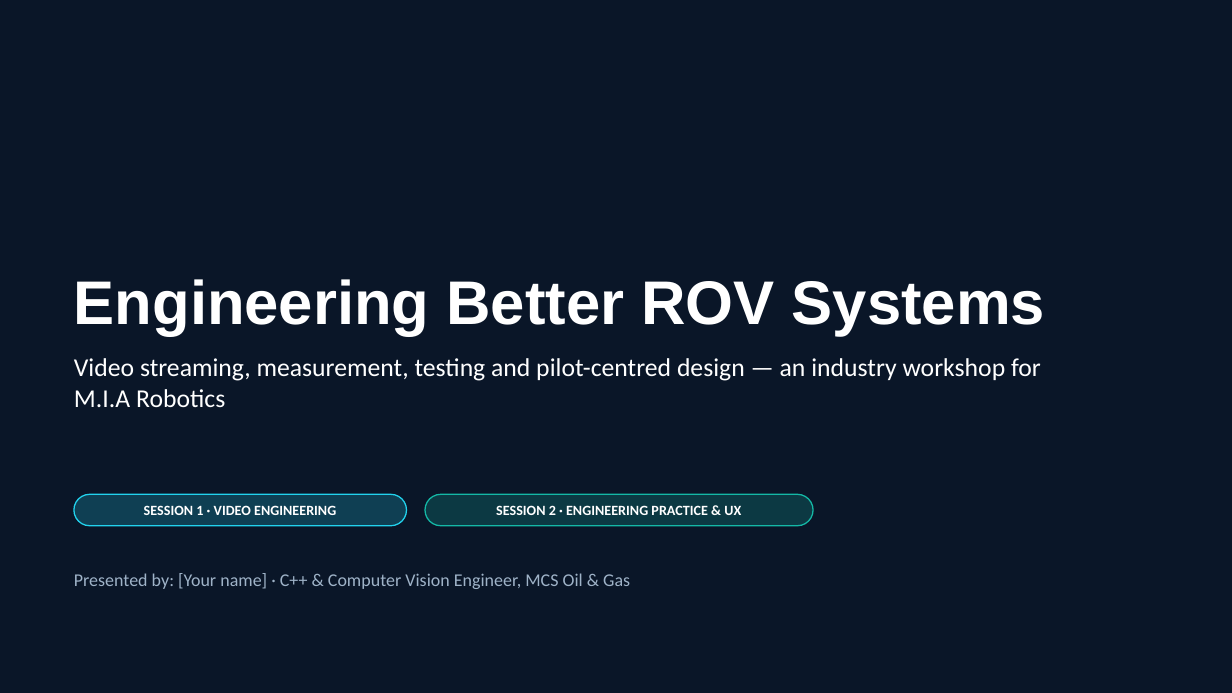
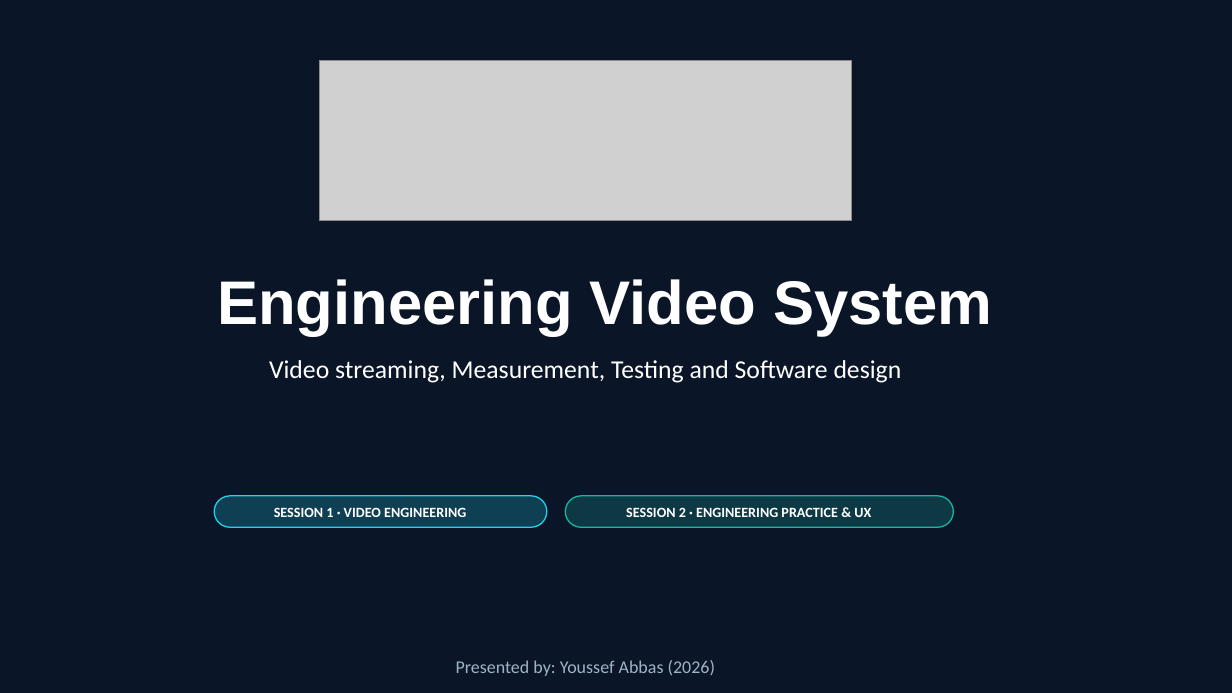
Before and after one commit to YoussefAbbas2001/video-streaming, a slide deck: slide 1 of presentation/MIA_Robotics_Workshop.pptx. Drawn at 1232x693 pixels with LibreOffice and Linux fonts; fonts in the diff are those of the drawing; grey boxes stand for pictures; background and template pictures are left out. Boxes give left, top, right and bottom in pixels: in the first picture for what was removed or moved away, otherwise in the second. Text is boxed around its words. In the diff, an @@ line names an element or a change of style, - is before the commit and + after.

```diff
--- a/presentation/MIA_Robotics_Workshop.pptx
+++ b/presentation/MIA_Robotics_Workshop.pptx
@@ picture added at box(320, 61, 851, 221) @@
@@ title at box(217, 279, 992, 336): text changed @@
-Engineering Better ROV Systems
+Engineering Video System
@@ text at box(269, 360, 902, 383): text changed @@
-Video streaming, measurement, testing and pilot-centred design — an industry workshop for M.I.A Robotics
+Video streaming, Measurement, Testing and Software design
@@ text "SESSION 1 · VIDEO ENGINEERING": place and size @@
-text "SESSION 1 · VIDEO ENGINEERING" at box(144, 505, 336, 515)
+text "SESSION 1 · VIDEO ENGINEERING" at box(274, 507, 466, 517)
@@ rounded rectangle: place and size @@
-rounded rectangle at box(74, 494, 407, 526)
+rounded rectangle at box(214, 496, 547, 528)
@@ text "SESSION 2 · ENGINEERING PRACTICE ...": place and size @@
-text "SESSION 2 · ENGINEERING PRACTICE ..." at box(496, 505, 741, 515)
+text "SESSION 2 · ENGINEERING PRACTICE ..." at box(626, 507, 871, 517)
@@ rounded rectangle: place and size @@
-rounded rectangle at box(425, 494, 813, 526)
+rounded rectangle at box(566, 496, 954, 528)
@@ text at box(456, 660, 715, 676): text changed @@
-Presented by: [Your name] · C++ & Computer Vision Engineer, MCS Oil & Gas
+Presented by: Youssef Abbas (2026)
```
Also in this commit, not shown: 72 other slides changed, 1 slide removed.
